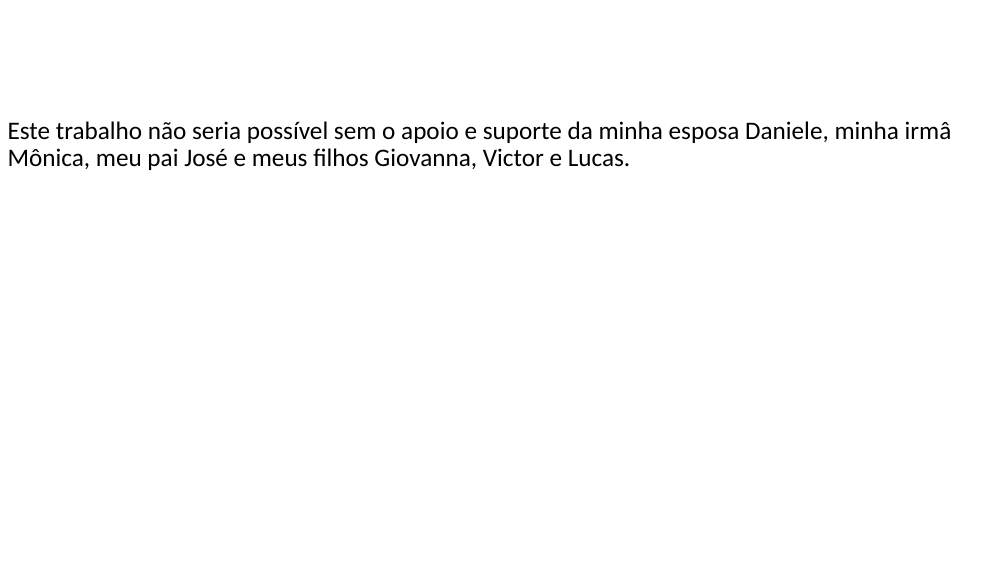
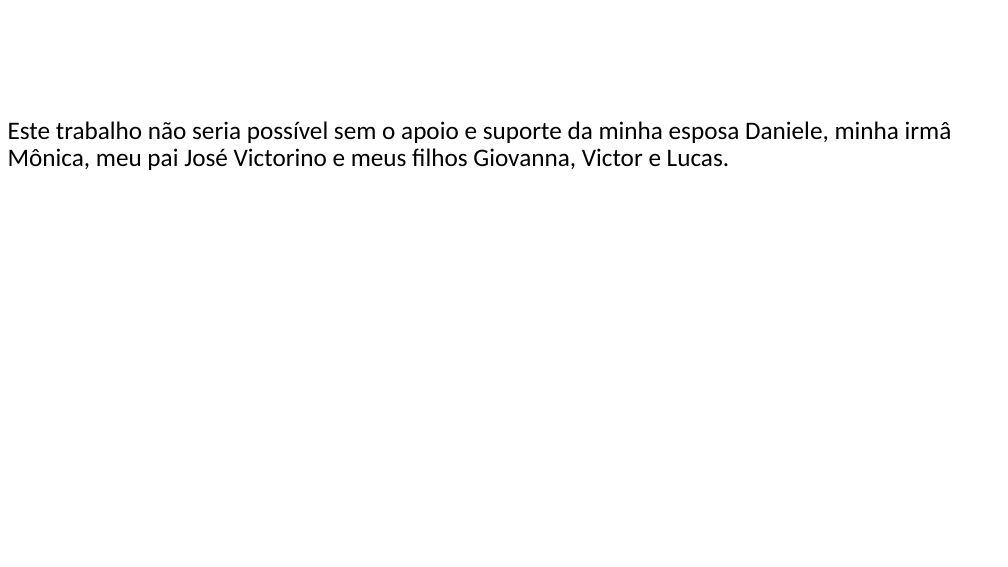
Before and after one commit to FerreiraAS/Ciencia-com-R, a slide deck: slide 11 of Ciência-com-R.pptx. Drawn at 1008x567 pixels with LibreOffice and Linux fonts; fonts in the diff are those of the drawing. Boxes give left, top, right and bottom in pixels: in the first picture for what was removed or moved away, otherwise in the second. Text is boxed around its words. In the diff, an @@ line names an element or a change of style, - is before the commit and + after.

```diff
--- a/Ciência-com-R.pptx
+++ b/Ciência-com-R.pptx
@@ text at (8, 121, 952, 170): text changed @@
-Este trabalho não seria possível sem o apoio e suporte da minha esposa Daniele, minha irmâ Mônica, meu pai José e meus filhos Giovanna, Victor e Lucas.
+Este trabalho não seria possível sem o apoio e suporte da minha esposa Daniele, minha irmâ Mônica, meu pai José Victorino e meus filhos Giovanna, Victor e Lucas.
```
Also in this commit, not shown: 14 other files.
